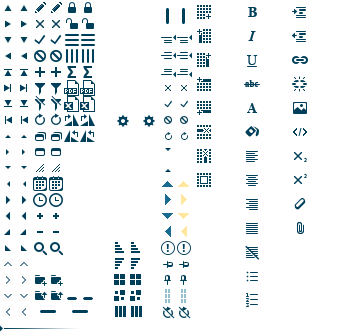
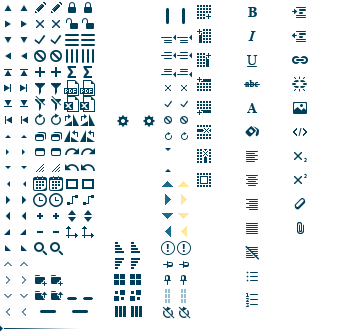
The second 340×336 image is a revision of the first. Changes to its layers:
added layer "dimension hover" above "dimension" over [82, 226, 94, 238]
added layer "dimension" above "kpi hover" over [66, 226, 78, 238]
added layer "kpi hover" above "kpi" over [84, 210, 92, 222]
added layer "kpi" above "connector hover" over [68, 210, 76, 222]
added layer "connector hover" above "connector" over [83, 195, 94, 205]
added layer "connector" above "shape hover" over [67, 195, 78, 205]
added layer "shape hover" above "shape" over [82, 179, 94, 189]
added layer "shape" above "undo hover" over [66, 179, 78, 189]
added layer "undo hover" above "undo" over [81, 164, 95, 171]
added layer "undo" above "redo hover" over [65, 164, 79, 171]
added layer "redo hover" above "redo" over [81, 148, 95, 155]
added layer "redo" above "Rotate" over [65, 148, 79, 155]
